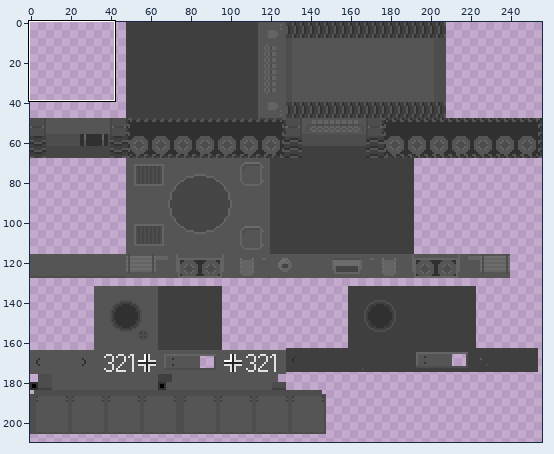
Two versions of one sprite sheet, jars/Flan/WW2 Pack/assets/flansmod/skins/Panzer.png. The first picture is a wide view before the edit; the outline marks the close-up.
Close-up. Old version:
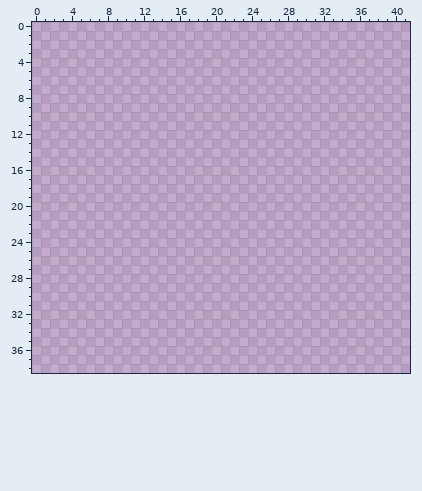
The file is 256x256 pixels. Colours within 5 levels of each other are drawn and written as one. Shown: x 0..41, y 0..38. The wide view leaves out empty margins.
Palette (. is transparent): 
The result:
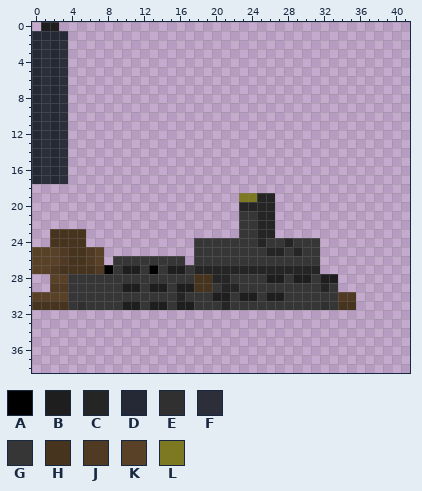
Colours new in this view: A #000000  B #1e1e1e  C #252525  D #242935  E #303030  F #2c2f3a  G #363636  H #47341f  J #513a24  K #584127  L #7d7922
From old to new:
y 0: x 1..2 .. -> BB
y 1: x 0..3 .... -> DDDD
y 2..17: x 0..3 .... -> DFDF
y 19: x 23..26 .... -> LLCC
y 20: x 23..26 .... -> CCCC
y 21..22: x 23..26 .... -> GGCC
y 23: x 2..5 .... -> HHHH; x 23..26 .... -> GGCC
y 24: x 2..5 .... -> HHHH; x 18..31 .............. -> GGGGGGGCGGCGGG
y 25: x 0..7 ........ -> KKKJHHJK; x 18..31 .............. -> GGGGGGGGCCGCGG
y 26: x 0..7 ........ -> KKKJHHJK; x 9..16 ........ -> GGGGGGGG; x 18..31 .............. -> GGGGGGGGGGGGGG
y 27: x 0..31 ................................ -> KKJHHHHJAGBBGAGBBGCCCCCCCCCCCCCC
y 28: x 2..33 ................................ -> KKGGGGGGGGGGGGGGHHCCGGGGBBGBBGBB
y 29: x 2..33 ................................ -> JJGGGGGGBBGBBGBBHHGCCGGGGGGGGGCG
y 30: x 0..35 .................................... -> KKKKGGGGGGGGGGGGCGGGBBGBBGBBGGGGGGJJ
y 31: x 0..35 .................................... -> HHHHGEGGGGBBGBBGBBGGGCGGGGGGGGGGEGHH
Changed places in both close-ups, as pixel boxes (x1, y1, x2, y2):
added: (32, 22, 68, 184)
added: (32, 193, 356, 310)
